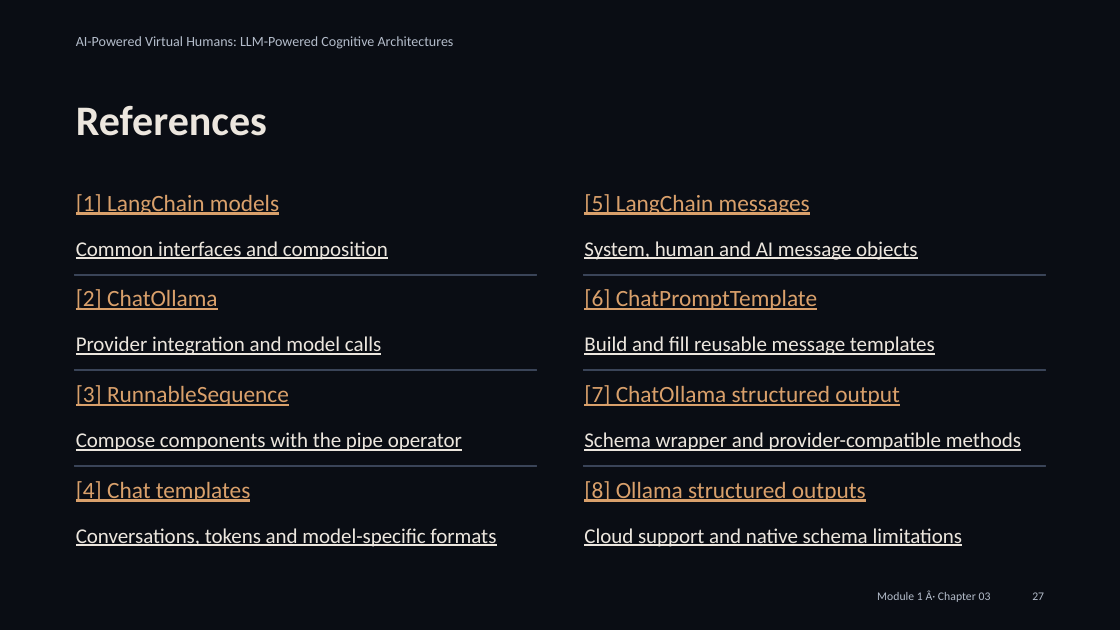
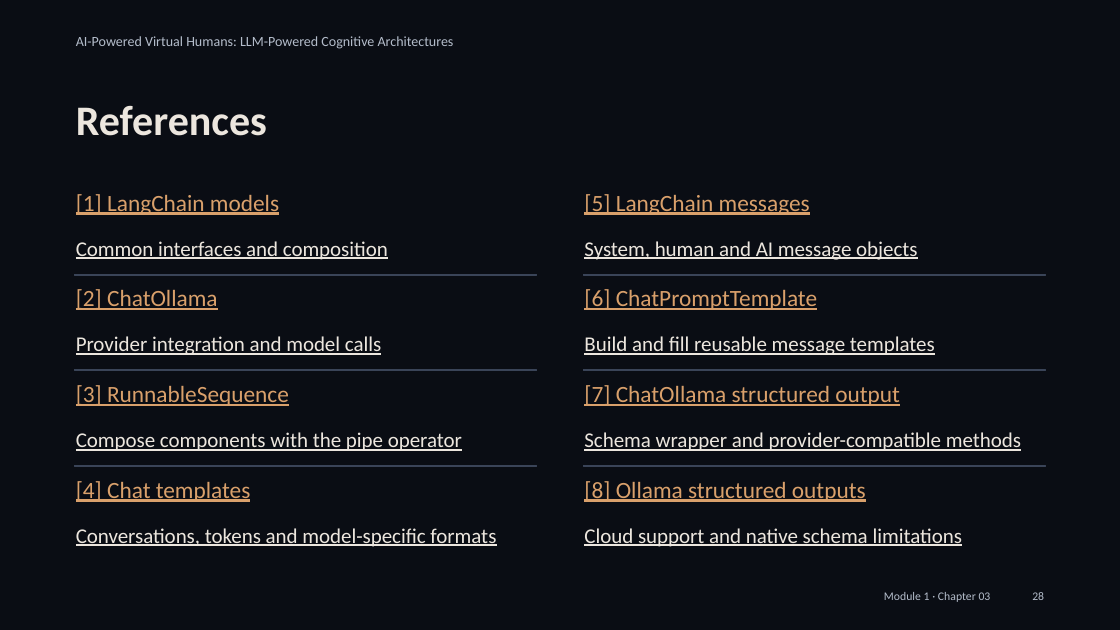
Before and after one commit to alessandropec/virtual-humans-cognitive-architectures, a slide deck: slide 28 of virtual_human_course/Module_1/Chapter_03/Slides/Module_1_Chapter_03_Introduction_to_LangChain.pptx (slide 27 before the commit). Drawn at 1120x630 pixels with LibreOffice and Linux fonts; fonts in the diff are those of the drawing. Boxes give left, top, right and bottom in pixels: in the first picture for what was removed or moved away, otherwise in the second. Text is boxed around its words. In the diff, an @@ line names an element or a change of style, - is before the commit and + after.

```diff
--- a/virtual_human_course/Module_1/Chapter_03/Slides/Module_1_Chapter_03_Introduction_to_LangChain.pptx
+++ b/virtual_human_course/Module_1/Chapter_03/Slides/Module_1_Chapter_03_Introduction_to_LangChain.pptx
@@ text at (x1=884, y1=592, x2=991, y2=602): text changed @@
-Module 1 Â· Chapter 03
+Module 1 · Chapter 03
@@ text at (x1=1032, y1=592, x2=1044, y2=600): text changed @@
-27
+28
```
Also in this commit, not shown: 26 other slides changed, 1 slide added, 5 other files.
